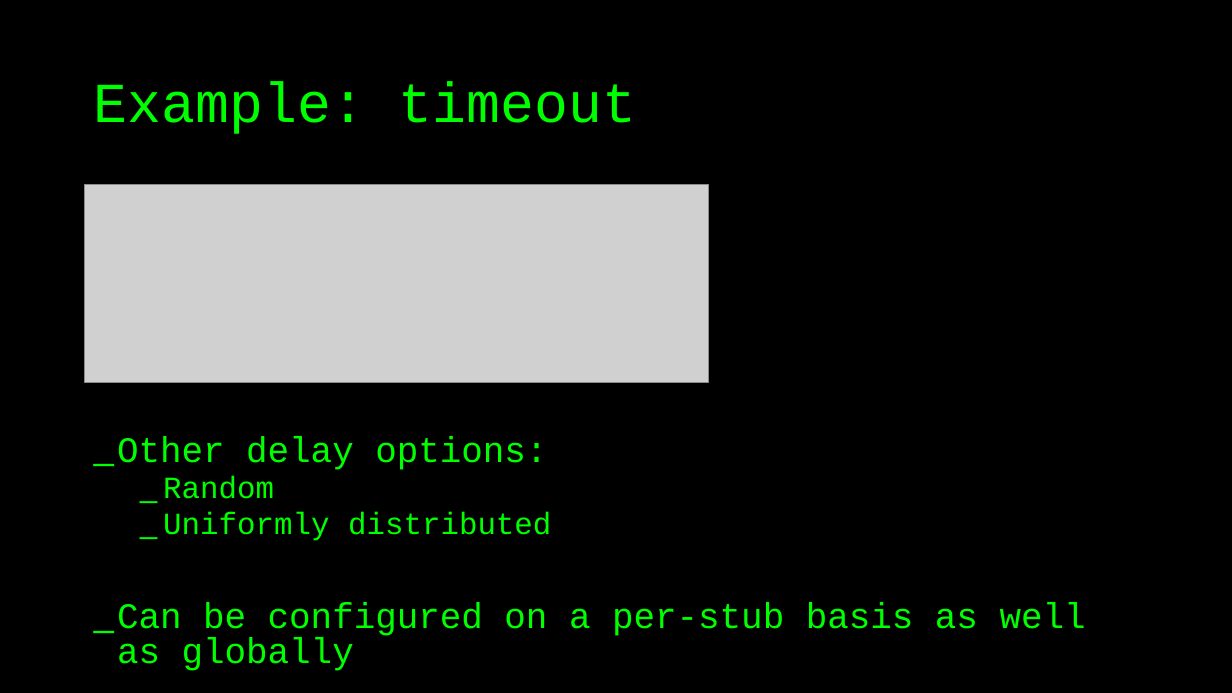
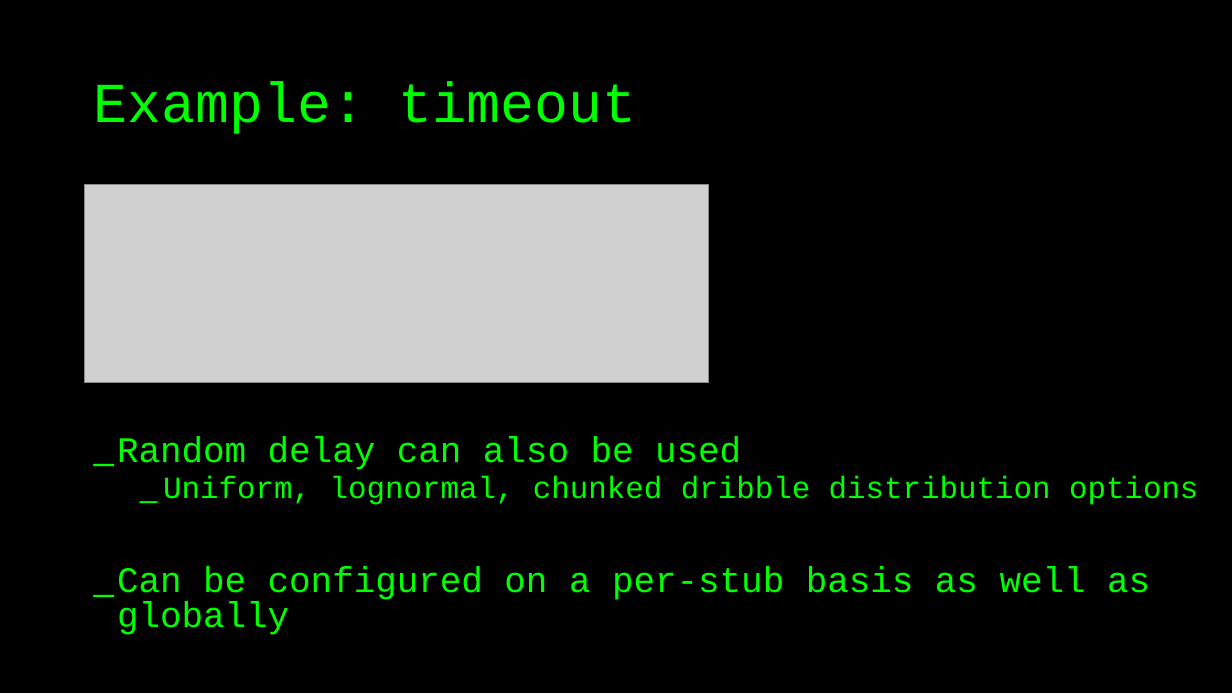
Before and after one commit to basdijkstra/wiremock-workshop, a slide deck: slide 32 of wiremock_workshop.pptx. Drawn at 1232x693 pixels with LibreOffice and Linux fonts; fonts in the diff are those of the drawing; grey boxes stand for pictures. Boxes give left, top, right and bottom in pixels: in the first picture for what was removed or moved away, otherwise in the second. Text is boxed around its words. In the diff, an @@ line names an element or a change of style, - is before the commit and + after.

```diff
--- a/wiremock_workshop.pptx
+++ b/wiremock_workshop.pptx
@@ text at box(117, 436, 1198, 505): text changed @@
-_ Other delay options:
-  _ Random
-  _ Uniformly distributed
+_ Random delay can also be used
+  _ Uniform, lognormal, chunked dribble distribution options
```
Also in this commit, not shown: 4 other slides changed.
